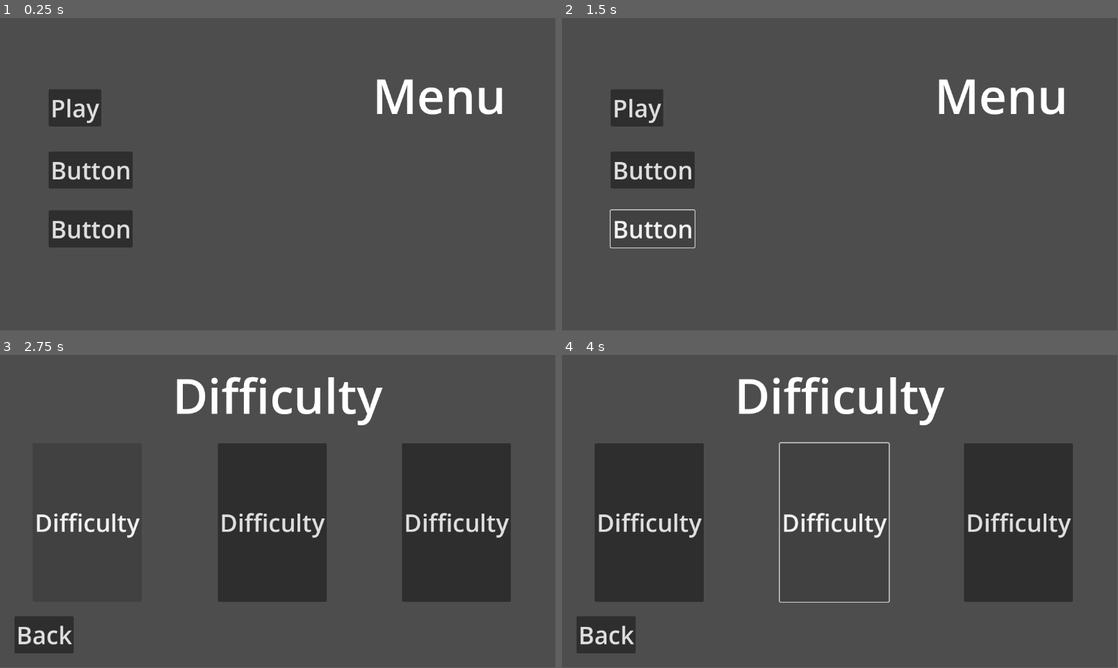
Above: before the commit, frames 1-4 (two rows, left to right).
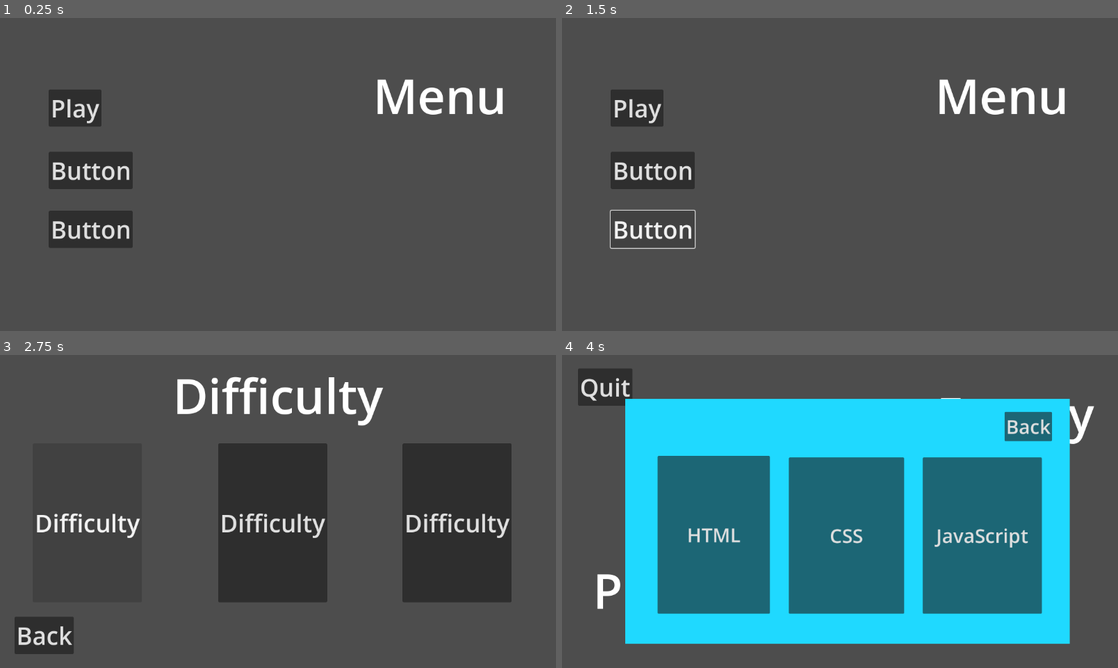
Above: after the commit, the same moments.

Repository: Llander15/guess-zio
Game: Godot game, scene res://menu.tscn
Two runs of this game, one before a commit and one after it. Both use one fixed random seed, a clock stepped at 60 frames per second and the inputs below.
Inputs (mouse positions are in pixels of both pictures, inside the frame that each line leads up to):
- Up to frame 1 (0.25 s): no input
- Up to frame 2 (1.5 s): click "Button" at 0.5 s; click "Button" at 1.25 s
- Up to frame 3 (2.75 s): click "Play" at 2 s
- Up to frame 4 (4 s): click "Difficulty" at 2.75 s; click (789, 542) at 3.5 s, where only the run after the commit has a clickable "Attack"
The window is 799x449 before the commit and 800x450 after it. Grey fills any space a smaller window leaves; there, only what the larger window draws over its background counts as a difference.

The runs differ from the first frame. In frame 1, 0.7% of the frame differs, in the area x 9-91%, y 19-71%; in frame 2, 0.9%; in frame 3, 1.5%; in frame 4, 69%, in the area x 2-96%, y 4-96%.

Commit message:
added gameplay structure/flow

Diff:
--- a/difficulty.gd
+++ b/difficulty.gd
@@ -2,3 +2,15 @@
 
 func backButtonPressed() -> void:
 	get_tree().change_scene_to_file("res://menu.tscn")
+
+func diff1Pressed() -> void:
+	#add a function that changes the difficulty diff1
+	get_tree().change_scene_to_file("res://game.tscn")
+
+func diff2Pressed() -> void:
+	#add a function that changes the difficulty diff2
+	get_tree().change_scene_to_file("res://game.tscn")
+
+func diff3Pressed() -> void:
+	#add a function that changes the difficulty diff3
+	get_tree().change_scene_to_file("res://game.tscn")
--- a/difficulty.tscn
+++ b/difficulty.tscn
@@ -51,4 +51,7 @@
 theme_override_font_sizes/font_size = 50
 text = "Back"
 
+[connection signal="pressed" from="Buttons/Difficulty Buttons/Diff 1" to="." method="diff1Pressed"]
+[connection signal="pressed" from="Buttons/Difficulty Buttons/Diff 2" to="." method="diff2Pressed"]
+[connection signal="pressed" from="Buttons/Difficulty Buttons/Diff 3" to="." method="diff3Pressed"]
 [connection signal="pressed" from="Buttons/Back Button" to="." method="backButtonPressed"]
--- /dev/null
+++ b/game.gd
@@ -0,0 +1,13 @@
+extends Node2D
+
+func quitPressed() -> void:
+	get_tree().change_scene_to_file("res://difficulty.tscn")
+
+func atkBtnPressed() -> void:
+	$OptionPopup.visible = true
+
+func recBtnPressed() -> void:
+	$OptionPopup.visible = true
+
+func spBtnPressed() -> void:
+	$OptionPopup.visible = true
--- /dev/null
+++ b/game.tscn
@@ -0,0 +1,72 @@
+[gd_scene load_steps=3 format=3 uid="uid://ddb8pitm12cef"]
+
+[ext_resource type="Script" uid="uid://caudtx86fa5ap" path="res://game.gd" id="1_80nbo"]
+[ext_resource type="PackedScene" uid="uid://cir0kj65wqxha" path="res://optionPopup.tscn" id="2_e2o6t"]
+
+[node name="Game" type="Node2D"]
+script = ExtResource("1_80nbo")
+
+[node name="OptionPopup" parent="." instance=ExtResource("2_e2o6t")]
+visible = false
+z_index = 5
+position = Vector2(-445, -233)
+scale = Vector2(0.799446, 0.786843)
+
+[node name="Camera2D" type="Camera2D" parent="."]
+
+[node name="Player" type="Node" parent="."]
+
+[node name="Player Name" type="Label" parent="Player"]
+offset_left = -512.0
+offset_top = 95.0
+offset_right = -210.0
+offset_bottom = 232.0
+theme_override_font_sizes/font_size = 100
+text = "Player"
+
+[node name="Attack btn" type="Button" parent="Player"]
+offset_left = -181.0
+offset_top = 29.0
+offset_right = -18.0
+offset_bottom = 106.0
+theme_override_font_sizes/font_size = 50
+text = "Attack"
+
+[node name="Recovery btn" type="Button" parent="Player"]
+offset_left = -432.0
+offset_top = -32.0
+offset_right = -231.0
+offset_bottom = 45.0
+theme_override_font_sizes/font_size = 50
+text = "Recover"
+
+[node name="Special Skill btn" type="Button" parent="Player"]
+offset_left = -138.0
+offset_top = 149.0
+offset_right = 207.0
+offset_bottom = 226.0
+theme_override_font_sizes/font_size = 50
+text = "Special Attack"
+
+[node name="Enemy2" type="Node" parent="."]
+
+[node name="Enemy Name" type="Label" parent="Enemy2"]
+offset_left = 200.0
+offset_top = -271.0
+offset_right = 526.0
+offset_bottom = -134.0
+theme_override_font_sizes/font_size = 100
+text = "Enemy"
+
+[node name="Quit btn" type="Button" parent="."]
+offset_left = -543.0
+offset_top = -296.0
+offset_right = -430.0
+offset_bottom = -219.0
+theme_override_font_sizes/font_size = 50
+text = "Quit"
+
+[connection signal="pressed" from="Player/Attack btn" to="." method="atkBtnPressed"]
+[connection signal="pressed" from="Player/Recovery btn" to="." method="recBtnPressed"]
+[connection signal="pressed" from="Player/Special Skill btn" to="." method="spBtnPressed"]
+[connection signal="pressed" from="Quit btn" to="." method="quitPressed"]
--- /dev/null
+++ b/optionPopup.tscn
@@ -0,0 +1,52 @@
+[gd_scene load_steps=2 format=3 uid="uid://cir0kj65wqxha"]
+
+[ext_resource type="Script" uid="uid://bcat8braiohp4" path="res://option_popup.gd" id="1_vfki3"]
+
+[node name="OptionPopup" type="Node2D"]
+script = ExtResource("1_vfki3")
+
+[node name="BlankSpace" type="TextureButton" parent="."]
+offset_left = -648.0
+offset_top = -471.0
+offset_right = 1869.0
+offset_bottom = 1053.0
+
+[node name="BackGround" type="ColorRect" parent="."]
+offset_right = 1152.0
+offset_bottom = 644.0
+color = Color(0.121569, 0.85098, 1, 1)
+
+[node name="HTML btn" type="Button" parent="."]
+offset_left = 84.0
+offset_top = 150.0
+offset_right = 375.0
+offset_bottom = 565.0
+theme_override_font_sizes/font_size = 50
+text = "HTML"
+
+[node name="CSS btn" type="Button" parent="."]
+offset_left = 424.0
+offset_top = 154.0
+offset_right = 723.0
+offset_bottom = 565.0
+theme_override_font_sizes/font_size = 50
+text = "CSS"
+
+[node name="JavaScript" type="Button" parent="."]
+offset_left = 771.0
+offset_top = 154.0
+offset_right = 1080.0
+offset_bottom = 565.0
+theme_override_font_sizes/font_size = 50
+text = "JavaScript"
+
+[node name="Back" type="Button" parent="."]
+offset_left = 983.0
+offset_top = 34.0
+offset_right = 1106.0
+offset_bottom = 111.0
+theme_override_font_sizes/font_size = 50
+text = "Back"
+
+[connection signal="pressed" from="BlankSpace" to="." method="blankSpacePressed"]
+[connection signal="pressed" from="Back" to="." method="backBtnPressed"]
--- /dev/null
+++ b/option_popup.gd
@@ -0,0 +1,7 @@
+extends Node2D
+
+func backBtnPressed() -> void:
+	$".".visible = false
+
+func blankSpacePressed() -> void:
+	$".".visible = false
--- a/project.godot
+++ b/project.godot
@@ -14,3 +14,7 @@
 run/main_scene="uid://dwut7kg1wiryc"
 config/features=PackedStringArray("4.4", "Forward Plus")
 config/icon="res://icon.svg"
+
+[display]
+
+window/stretch/mode="viewport"
Not shown, changed: export_presets.cfg
Not shown, added: game.gd.uid
Not shown, added: option_popup.gd.uid
Not shown, added: Guess Zio_v0.2.console.exe
Not shown, added: Guess Zio_v0.2.exe
Not shown, added: Guess Zio_v0.2.pck
